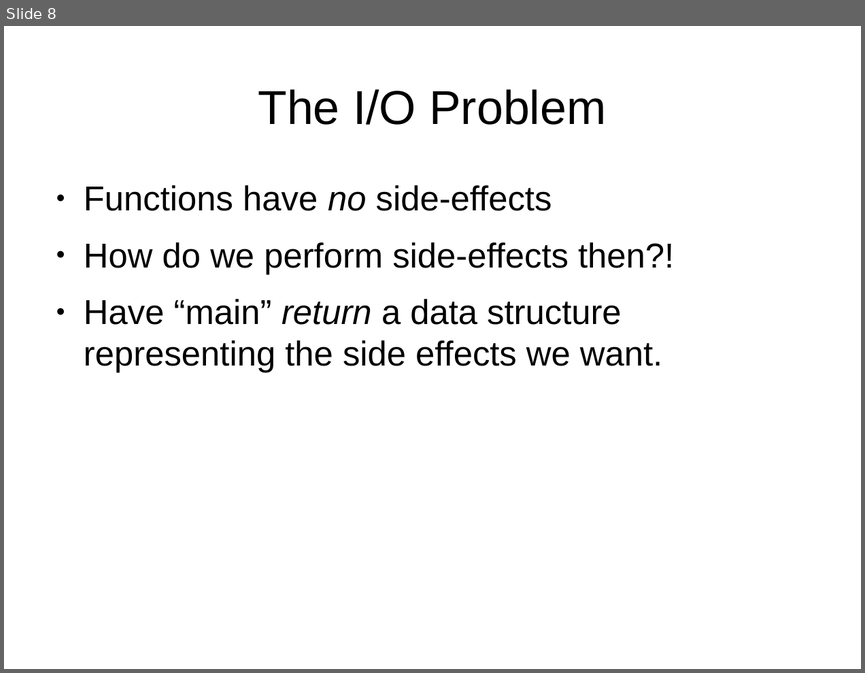
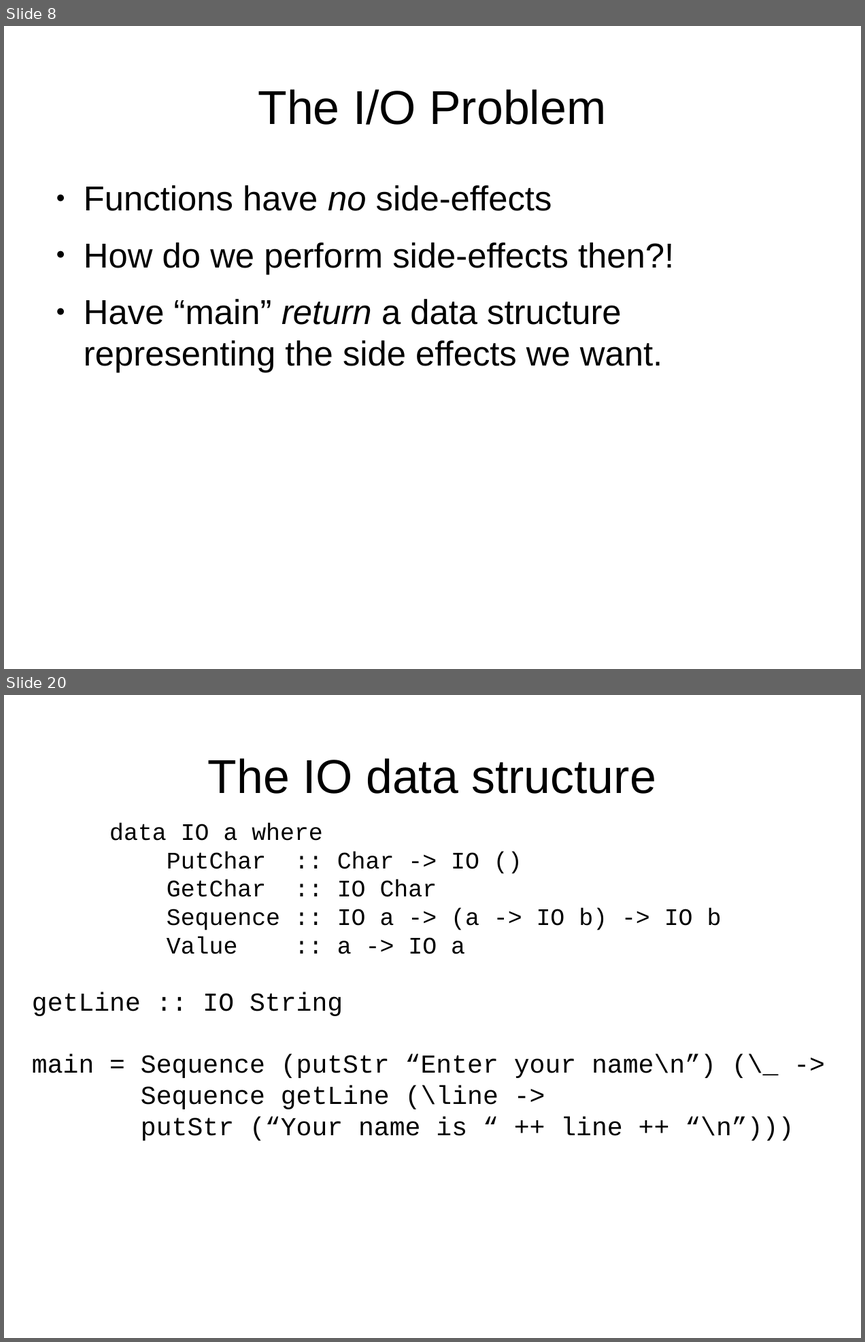
Before and after one commit to luqui/luqui-misc, a slide deck: work/present/monads/monads.odp. Shown one above the other, each under a label of ours: slide 8 before the commit, slides 8 and 20 after it; the slides between them are not shown. The pictures are 865x673 and 865x1342 pixels, drawn with LibreOffice and Linux fonts; fonts in the diff are those of the drawing. Boxes give left, top, right and bottom in pixels: in the first picture for what was removed or moved away, otherwise in the second. Text is boxed around its words. In the diff, an @@ line names an element or a change of style, - is before the commit and + after.

```diff
--- a/work/present/monads/monads.odp
+++ b/work/present/monads/monads.odp
@@ slide 20 added at (x1=4, y1=695, x2=861, y2=1338), background #FFFFFF @@
@@ title added at (x1=208, y1=758, x2=656, y2=794), 44 pt, text #000000 @@
+The IO data structure
@@ text added at (x1=109, y1=823, x2=721, y2=954), 22 pt, text #000000 @@
+data IO a where
+PutChar :: Char -> IO ()
+GetChar :: IO Char
+Sequence :: IO a -> (a -> IO b) -> IO b
+Value :: a -> IO a
@@ text added at (x1=32, y1=992, x2=793, y2=1140), 24 pt, text #000000 @@
+getLine :: IO String
+main = Sequence (putStr “Enter your name\n”) (\_ ->
+Sequence getLine (\line ->
+putStr (“Your name is “ ++ line ++ “\n”)))
```
Also in this commit, not shown: 5 slides changed, 7 other slides added, 1 other file.
